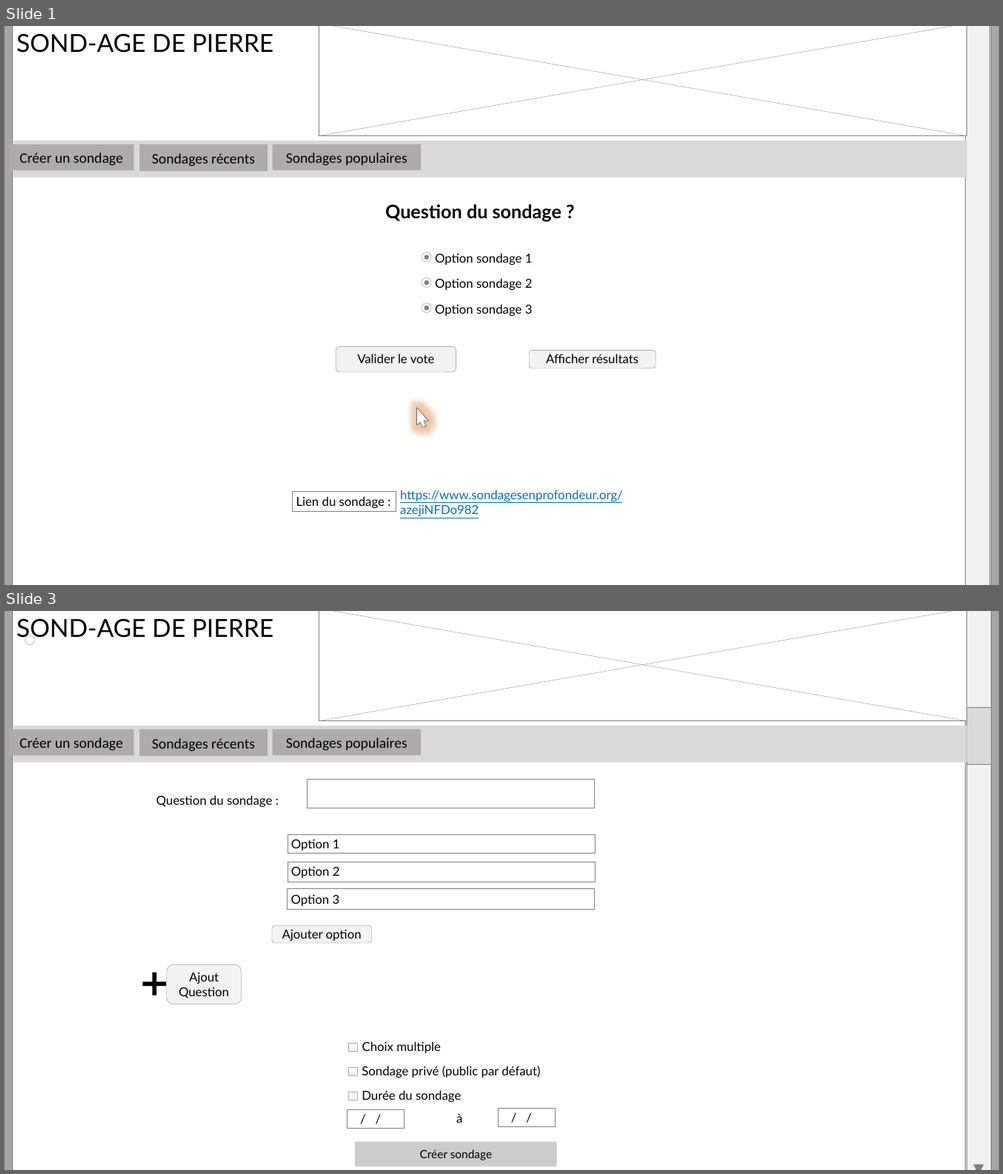
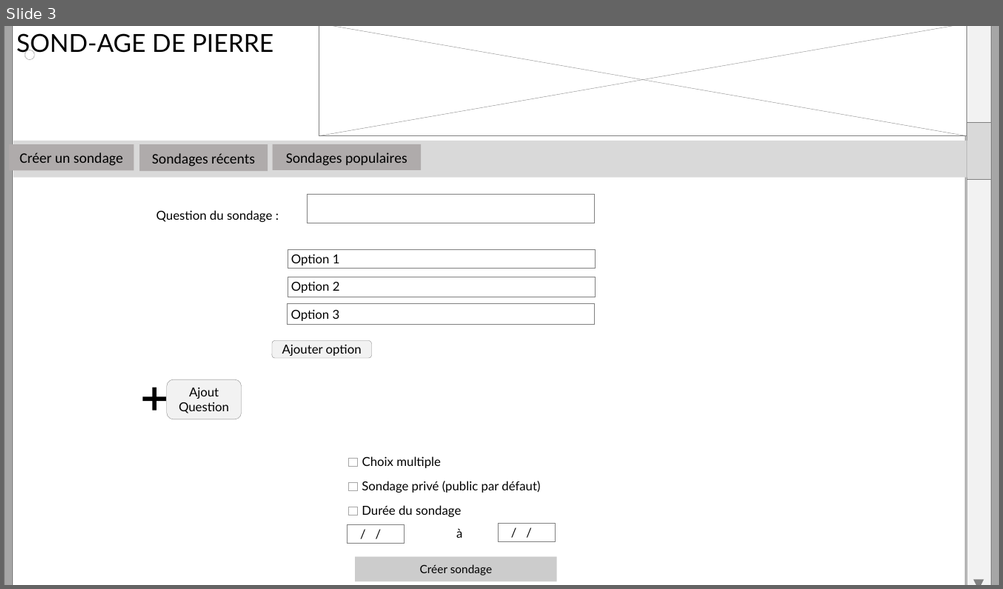
Before and after one commit to Benoroth/Projet-1-Sondage, a slide deck: Maquettageajoutadmin.pptx. Shown one above the other, each under a label of ours: slides 1 and 3 before the commit, slide 3 after it; the slides between them are not shown. The pictures are 1003x1174 and 1003x589 pixels, drawn with LibreOffice and Linux fonts; fonts in the diff are those of the drawing; background and template pictures are left out. Boxes give left, top, right and bottom in pixels: in the first picture for what was removed or moved away, otherwise in the second. Text is boxed around its words. In the diff, an @@ line names an element or a change of style, - is before the commit and + after.

```diff
--- a/Maquettageajoutadmin.pptx
+++ b/Maquettageajoutadmin.pptx
@@ slide 1 removed at (4, 26, 999, 585), background #FFFFFF; not listed: 12 template elements that a slide beside it also shows @@
@@ text removed at (385, 204, 561, 222) @@
-Question du sondage ?
@@ ellipse removed at (422, 252, 432, 262) @@
@@ ellipse removed at (424, 255, 429, 260) @@
@@ text removed at (435, 253, 532, 265) @@
-Option sondage 1
@@ ellipse removed at (422, 278, 432, 288) @@
@@ ellipse removed at (424, 281, 429, 285) @@
@@ text removed at (435, 278, 532, 290) @@
-Option sondage 2
@@ ellipse removed at (422, 304, 432, 313) @@
@@ ellipse removed at (424, 306, 429, 310) @@
@@ text removed at (435, 304, 532, 316) @@
-Option sondage 3
@@ rounded rectangle removed at (336, 347, 456, 372) @@
-Valider le vote
@@ rounded rectangle removed at (529, 351, 656, 369) @@
-Afficher résultats
@@ freeform shape removed at (411, 406, 430, 429) @@
@@ rectangle removed at (292, 491, 395, 511) @@
-Lien du sondage :
@@ text removed at (400, 490, 623, 517) @@
-https://www.sondagesenprofondeur.org/azejiNFDo982
```
Also in this commit, not shown: 1 slide added.
